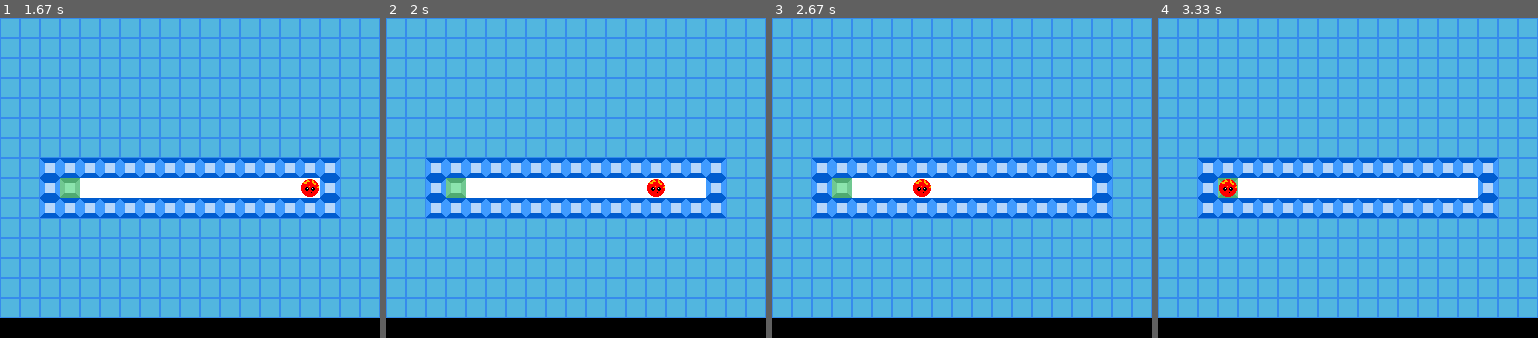
Above: before the commit, frames 1-4 (left to right).
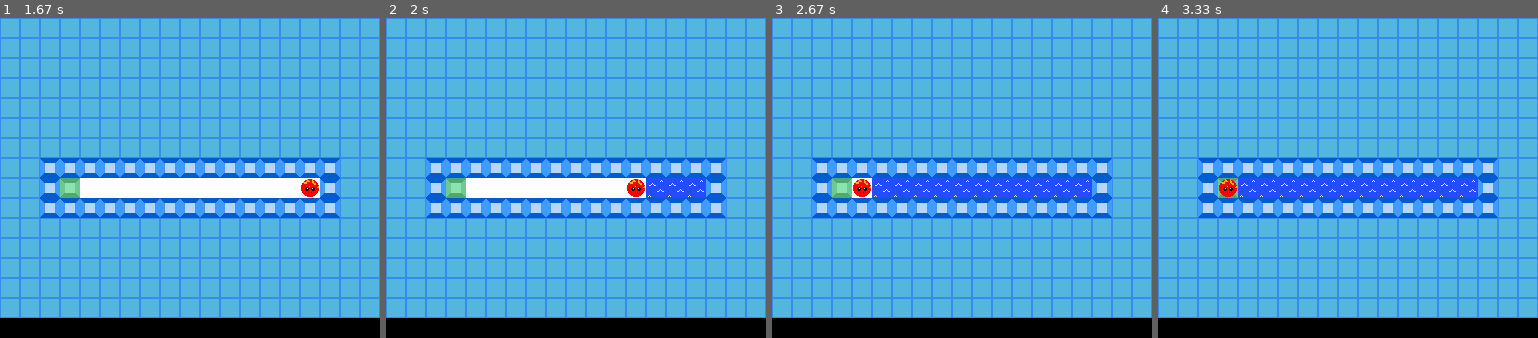
Above: after the commit, the same moments.

Repository: lucasmedeiros/pygame-minicurso
Game: pygame game, started from implementations/thin-ice/thin_ice.py
Same seed, same stepped clock (60 frames per second), same inputs: the game is played once before the commit and once after it. The source is Python 2; it was converted automatically to run under Python 3.
Inputs:
- Up to frame 1 (1.67 s): hold Right 0.33-0.8 s; hold Up 0.83-1.3 s
- Up to frame 2 (2 s): hold Left from 1.83 s (still down)
- Up to frame 3 (2.67 s): release Left at 2.37 s; hold Down from 2.4 s (still down)
- Up to frame 4 (3.33 s): release Down at 2.7 s; hold Left 2.73-3.13 s

Frame 1 is identical in both runs. In frame 2, 1.2% of the frame differs, in the area x 63-85%, y 50-57%; in frame 3, 3.8%; in frame 4, 3.9%, in the area x 21-85%, y 50-57%.

Commit message:
ajustes finais

Diff:
--- a/implementations/thin-ice/Levels/level4.txt
+++ b/implementations/thin-ice/Levels/level4.txt
@@ -5,7 +5,7 @@
 0422244444444222400
 0422244222244222400
 0442222222222224400
-0042404422444424000
+0042444422444424000
 0042404222240424000
 0042404222240434000
 0044404444440444000
--- a/implementations/thin-ice/thin_ice.py
+++ b/implementations/thin-ice/thin_ice.py
@@ -10,7 +10,7 @@
 WIDTH = 380
 HEIGHT = 320
 
-FPS = 15
+FPS = 20
 
 WHITE = (255, 255, 255)
 BLACK = (0, 0, 0)
@@ -19,6 +19,8 @@
 BLUE = (0, 0, 255)
 
 SQUARE_SIZE = 20
+
+SPEED_INCREASE_AMOUNT = 20
 
 GAME_FOLDER = os.path.dirname(__file__)
 IMG_FOLDER = os.path.join(GAME_FOLDER, "Images")
@@ -46,6 +48,7 @@
         pygame.display.set_caption(GAME_NAME)
 
         self.running = True
+        self.win = False
         self.all_sprites = pygame.sprite.Group()
 
         self.clock = pygame.time.Clock()
@@ -60,35 +63,49 @@
         key_state = pygame.key.get_pressed()
 
         if key_state[pygame.K_RIGHT]:
-            right_x_index = self.player.rect.right // SQUARE_SIZE
+            right_x_index = (self.player.rect.x + SQUARE_SIZE) // SQUARE_SIZE
             right_y_index = self.player.rect.y // SQUARE_SIZE
 
             if self.m[right_y_index][right_x_index] in ["2", "3"]:
-                self.player.set_speed_x(SQUARE_SIZE)
+                self.player.set_speed_x(SPEED_INCREASE_AMOUNT)
+                self.break_ice()
 
         elif key_state[pygame.K_LEFT]:
-            left_x_index = (self.player.rect.left - SQUARE_SIZE) // SQUARE_SIZE
+            left_x_index = (self.player.rect.x - SQUARE_SIZE) // SQUARE_SIZE
             left_y_index = self.player.rect.y // SQUARE_SIZE
 
             if self.m[left_y_index][left_x_index] in ["2", "3"]:
-                self.player.set_speed_x(-SQUARE_SIZE)
+                self.player.set_speed_x(-SPEED_INCREASE_AMOUNT)
+                self.break_ice()
 
         elif key_state[pygame.K_DOWN]:
             down_x_index = self.player.rect.x // SQUARE_SIZE
-            down_y_index = self.player.rect.bottom // SQUARE_SIZE
+            down_y_index = (self.player.rect.y + SQUARE_SIZE) // SQUARE_SIZE
 
             if self.m[down_y_index][down_x_index] in ["2", "3"]:
-                self.player.set_speed_y(SQUARE_SIZE)
+                self.player.set_speed_y(SPEED_INCREASE_AMOUNT)
+                self.break_ice()
 
         elif key_state[pygame.K_UP]:
             up_x_index = self.player.rect.x // SQUARE_SIZE
-            up_y_index = (self.player.rect.top - SQUARE_SIZE) // SQUARE_SIZE
+            up_y_index = (self.player.rect.y - SQUARE_SIZE) // SQUARE_SIZE
 
             if self.m[up_y_index][up_x_index] in ["2", "3"]:
-                self.player.set_speed_y(-SQUARE_SIZE)
+                self.player.set_speed_y(-SPEED_INCREASE_AMOUNT)
+                self.break_ice()
 
     def update(self):
         self.all_sprites.update()
+
+        player_x_index = self.player.rect.x // SQUARE_SIZE
+        player_y_index = self.player.rect.y // SQUARE_SIZE
+
+        if self.m[player_y_index][player_x_index] == "3":
+            self.win = True
+
+        if self.win:
+            print "parabens!"
+            # TODO ação para quando vencer (passar nível)
 
     def draw(self):
 
@@ -134,6 +151,12 @@
         self.loop()
         pygame.quit()
 
+    def break_ice(self):
+        player_x_index = self.player.rect.x // SQUARE_SIZE
+        player_y_index = self.player.rect.y // SQUARE_SIZE
+
+        self.m[player_y_index][player_x_index] = "1"
+
 def main():
     game = Game()
     game.run()
